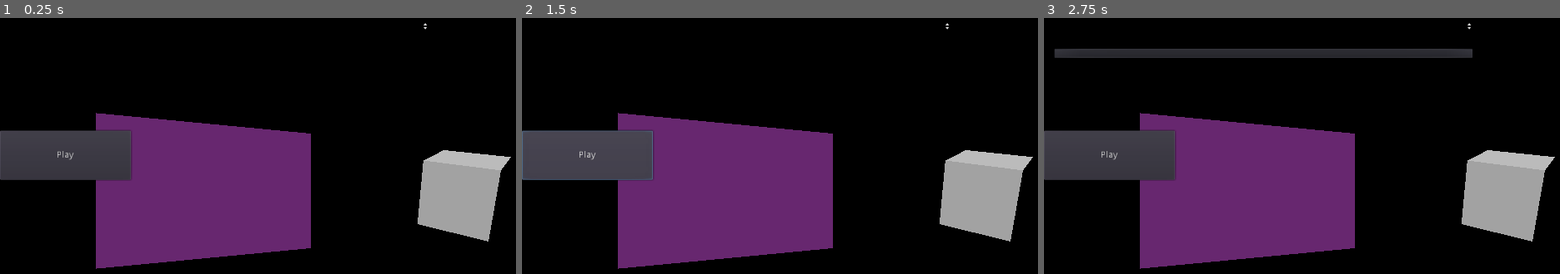
Above: before the commit, frames 1-3 (left to right).
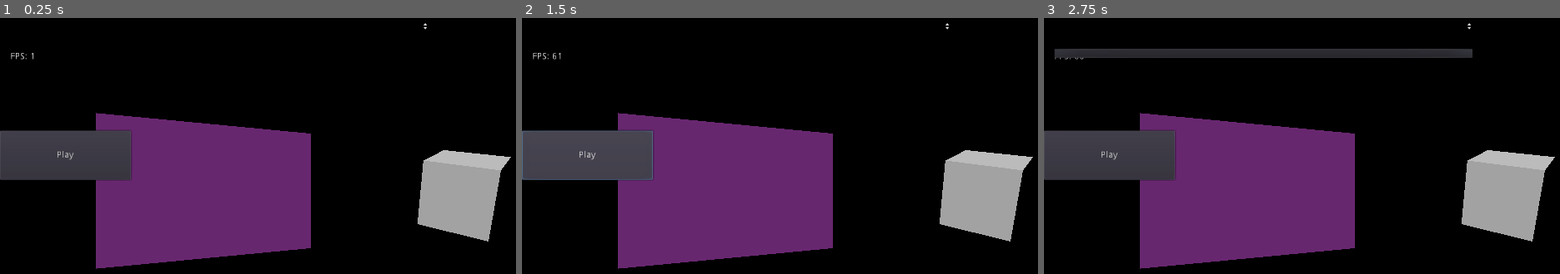
Above: after the commit, the same moments.

Repository: jetomit/godot-uvc-plugin
Game: Godot game, scene res://main.tscn
Two runs of this game, one before a commit and one after it. Both use one fixed random seed, a clock stepped at 60 frames per second and the inputs below. Before the commit the project starts from res://Main.tscn.
Inputs (mouse positions are in pixels of both pictures, inside the frame that each line leads up to):
- Up to frame 1 (0.25 s): no input
- Up to frame 2 (1.5 s): click "Play" at 0.5 s; click "Play" at 1.25 s
- Up to frame 3 (2.75 s): click (1265, 25) at 2 s

The runs differ from the first frame. In frame 1, less than 0.1% of the frame differs, in the area x 2-7%, y 13-17%; in frame 2, less than 0.1%, in the area x 2-8%, y 13-17%; in frame 3, less than 0.1%.
Error in both runs: Invalid call. Nonexistent function 'set_active' in base 'Nil'. (res://main.gd:91)

Commit message:
Clean up

Diff:
--- a/demo/Main.tscn
+++ b/demo/main.tscn
@@ -1,7 +1,6 @@
-[gd_scene load_steps=11 format=2]
+[gd_scene load_steps=9 format=2]
 
 [ext_resource path="res://main.gd" type="Script" id=1]
-[ext_resource path="res://Fonts/DroidSerif-Regular.ttf" type="DynamicFontData" id=2]
 [ext_resource path="res://YCbCr.shader" type="Shader" id=3]
 
 [sub_resource type="Environment" id=1]
@@ -11,27 +10,22 @@
 
 [sub_resource type="CubeMesh" id=2]
 
-[sub_resource type="DynamicFont" id=3]
-resource_name = "LargeDroid"
-size = 48
-font_data = ExtResource( 2 )
+[sub_resource type="CameraTexture" id=3]
+camera_feed_id = 1
+which_feed = 1
 
 [sub_resource type="CameraTexture" id=4]
 camera_feed_id = 1
-which_feed = 1
 
-[sub_resource type="CameraTexture" id=5]
-camera_feed_id = 1
-
-[sub_resource type="ShaderMaterial" id=6]
+[sub_resource type="ShaderMaterial" id=5]
 shader = ExtResource( 3 )
 shader_param/flip_horz = true
 shader_param/flip_vert = false
-shader_param/camera_y = SubResource( 5 )
-shader_param/camera_CbCr = SubResource( 4 )
+shader_param/camera_y = SubResource( 4 )
+shader_param/camera_CbCr = SubResource( 3 )
 
-[sub_resource type="QuadMesh" id=7]
-material = SubResource( 6 )
+[sub_resource type="QuadMesh" id=6]
+material = SubResource( 5 )
 size = Vector2( 1.5, 1 )
 
 [node name="Spatial" type="Spatial"]
@@ -58,7 +52,6 @@
 margin_top = 86.0
 margin_right = 201.0
 margin_bottom = 143.0
-custom_fonts/font = SubResource( 3 )
 text = "FPS"
 __meta__ = {
 "_edit_use_anchors_": false
@@ -70,13 +63,12 @@
 margin_right = 661.0
 margin_bottom = 78.0
 focus_mode = 0
-custom_fonts/font = SubResource( 3 )
 enabled_focus_mode = 0
 flat = true
 
 [node name="MeshInstance" type="MeshInstance" parent="."]
 transform = Transform( 0.88365, 0, 0.468149, 0, 1, 0, -0.468149, 0, 0.88365, -0.860442, 0, -0.678389 )
-mesh = SubResource( 7 )
+mesh = SubResource( 6 )
 material/0 = null
 
 [node name="Button" type="Button" parent="."]
--- a/demo/project.godot
+++ b/demo/project.godot
@@ -16,7 +16,7 @@
 [application]
 
 config/name="UVC demo"
-run/main_scene="res://Main.tscn"
+run/main_scene="res://main.tscn"
 config/icon="res://icon.png"
 
 [debug]
Not shown, changed: demo/export_presets.cfg
Not shown, changed: .gitignore
Not shown, changed: CMakeLists.txt
Not shown, added: demo/android/plugins/Uvc.debug.aar
Not shown, added: demo/android/plugins/Uvc.gdap
Not shown, added: demo/android/plugins/Uvc.release.aar
Not shown, added: gradle/wrapper/gradle-wrapper.jar
Not shown, added: gradle/wrapper/gradle-wrapper.properties
Not shown, added: gradlew
Not shown, added: src/gdnative/uvc-server.cpp
Not shown, removed: src/main/assets/assets
Not shown, removed: src/main/assets/godot/plugin/v1/Uvc/libs/arm64-v8a/libguvc.so
(and 4 more such lines)
